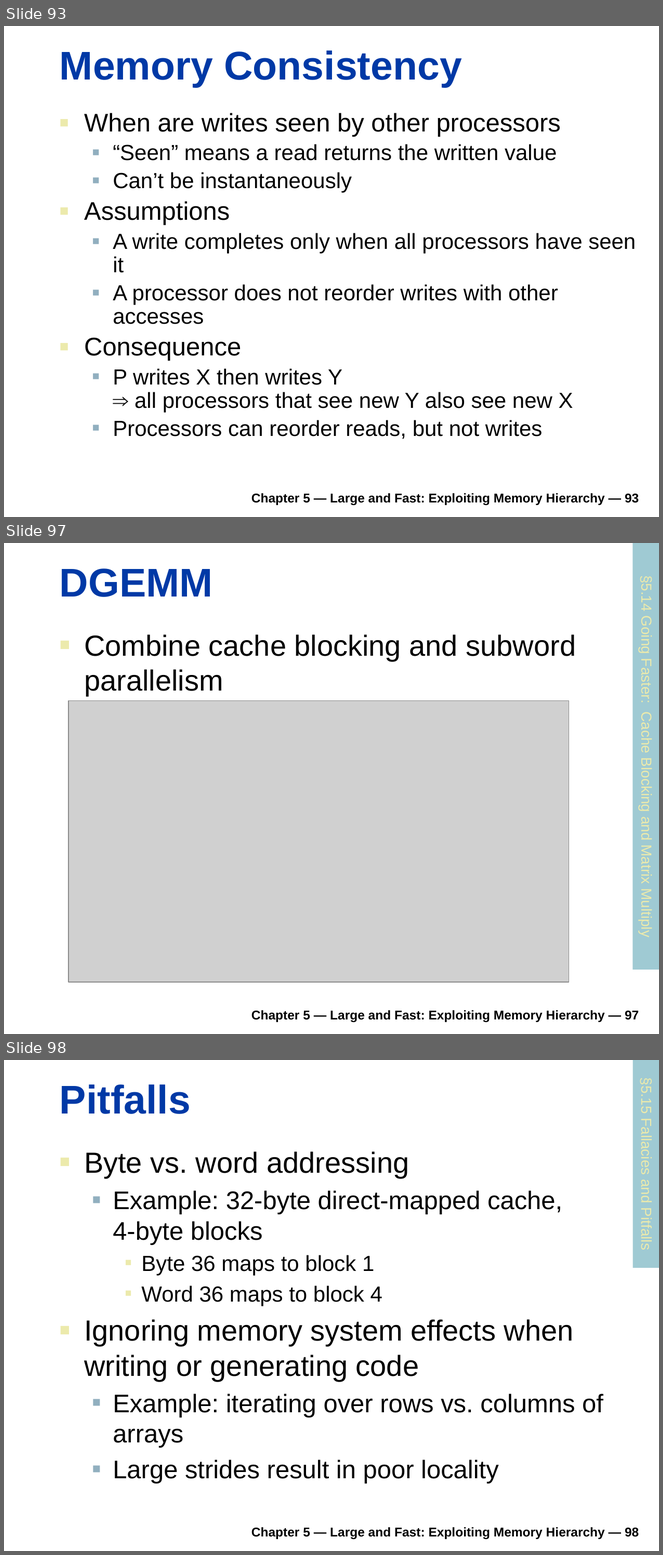
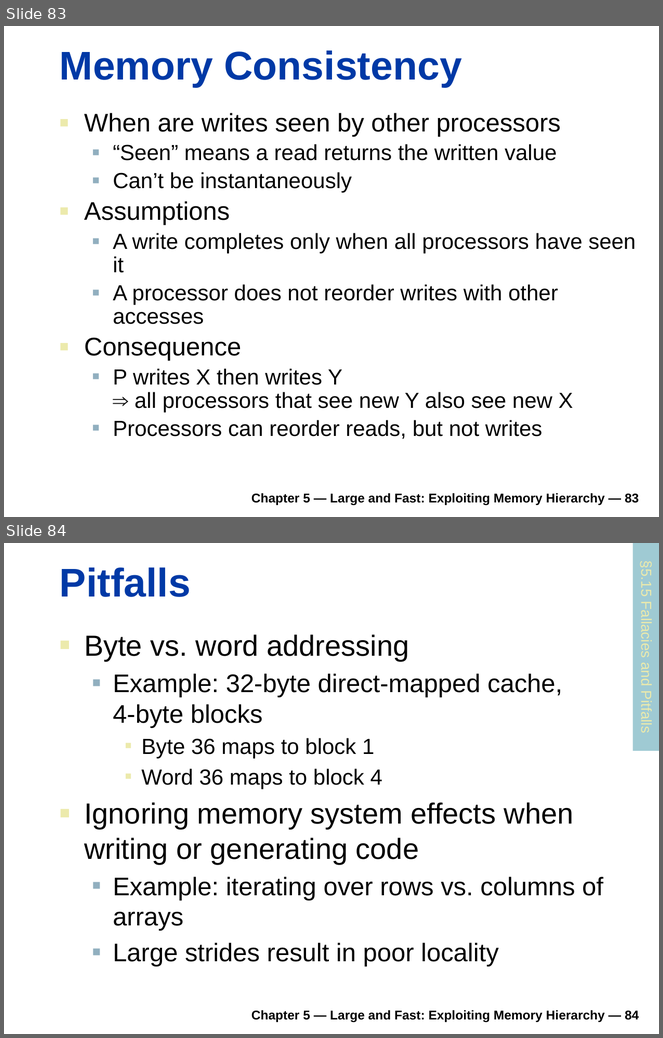
Before and after one commit to rifatshahriyar/rifatshahriyar.github.io, a slide deck: files/CSE305/CSE305_Chapter_5.pptx. Shown one above the other, each under a label of ours: slides 93, 97 and 98 before the commit, slides 83 and 84 after it; the slides between them are not shown. The pictures are 663x1555 and 663x1038 pixels, drawn with LibreOffice and Linux fonts; fonts in the diff are those of the drawing; grey boxes stand for pictures. Boxes give left, top, right and bottom in pixels: in the first picture for what was removed or moved away, otherwise in the second. Text is boxed around its words. In the diff, an @@ line names an element or a change of style, - is before the commit and + after.

```diff
--- a/files/CSE305/CSE305_Chapter_5.pptx
+++ b/files/CSE305/CSE305_Chapter_5.pptx
@@ slide 97 removed at (x1=4, y1=543, x2=659, y2=1034), background #FFFFFF @@
@@ rectangle removed at (x1=633, y1=544, x2=659, y2=970) @@
-§5.14 Going Faster: Cache Blocking and Matrix Multiply
@@ title removed at (x1=60, y1=568, x2=213, y2=597) @@
-DGEMM
@@ text removed at (x1=84, y1=635, x2=577, y2=696) @@
-■ Combine cache blocking and subword parallelism
@@ picture removed at (x1=68, y1=701, x2=569, y2=982) @@
@@ text removed at (x1=252, y1=1010, x2=639, y2=1022) @@
-Chapter 5 — Large and Fast: Exploiting Memory Hierarchy — 97
@@ what was slide 93 is now slide 83 @@
@@ text at (x1=252, y1=493, x2=639, y2=505): text changed @@
-Chapter 5 — Large and Fast: Exploiting Memory Hierarchy — 93
+Chapter 5 — Large and Fast: Exploiting Memory Hierarchy — 83
@@ what was slide 98 is now slide 84 @@
@@ text at (x1=252, y1=1010, x2=639, y2=1022): text changed @@
-Chapter 5 — Large and Fast: Exploiting Memory Hierarchy — 98
+Chapter 5 — Large and Fast: Exploiting Memory Hierarchy — 84
```
Also in this commit, not shown: 14 other slides removed, 2 other files.
